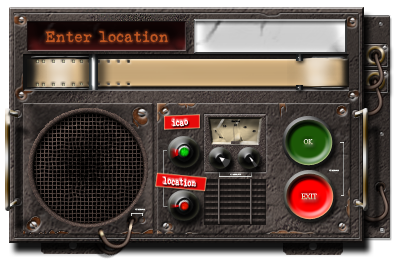
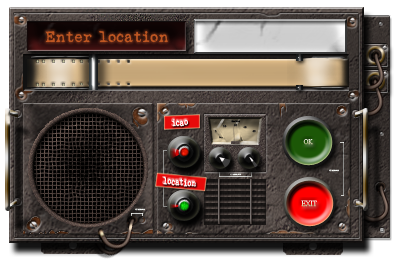
Before/after of a 414px x 277px layered artwork. What changed in the layer stack:
removed layer "line layer" over (x1=131, y1=142, x2=341, y2=216)
added layer "enterlocation" above "entericao" over (x1=27, y1=21, x2=192, y2=59)
added layer "entericao" above "okbutton" over (x1=27, y1=21, x2=192, y2=59)
renamed "nut 1 copy 30" to "exitbutton", moved it out of group "nuts", painted on it over (x1=282, y1=176, x2=340, y2=235)
removed group "movement" (45 layers) over (x1=27, y1=21, x2=341, y2=235)
removed layer "switch panel back" from group "movement" over (x1=167, y1=136, x2=341, y2=234)
removed layer "switch panel back rust" (was 64%) from group "movement" over (x1=167, y1=136, x2=341, y2=234)
removed layer "radio main panel" from group "movement" over (x1=27, y1=21, x2=341, y2=235)
removed layer "radio main panel rust" (was 64%) from group "movement" over (x1=27, y1=21, x2=341, y2=235)
removed layer "radio box" from group "movement" over (x1=27, y1=21, x2=341, y2=235)
removed layer "cable base" from group "movement" over (x1=45, y1=21, x2=341, y2=235)
removed group "nuts" (10 layers) over (x1=27, y1=21, x2=341, y2=230)
added layer "icaoknobred" above "icaoknobgreen" over (x1=167, y1=136, x2=207, y2=179)
added layer "icaoknobgreen" above "radiobody" over (x1=167, y1=136, x2=207, y2=179)
renamed "curvy cable" to "radiobody", painted on it over (x1=27, y1=21, x2=341, y2=235)
removed group "red block" (3 layers) over (x1=27, y1=21, x2=186, y2=51)
removed layer "panel" from group "red block" over (x1=27, y1=21, x2=186, y2=51)
removed group "exit button" (4 layers) over (x1=283, y1=170, x2=336, y2=222)
removed layer "Shape 2" (1st of 6, in "exit button") from group "exit button" over (x1=286, y1=173, x2=334, y2=220)
removed layer "Shape 2 copy" (1st of 6, in "exit button") from group "exit button" over (x1=283, y1=170, x2=336, y2=222)
…and 30 more changes (3 added, 1 painted, 26 removed, 1 renamed, 1 stack)
